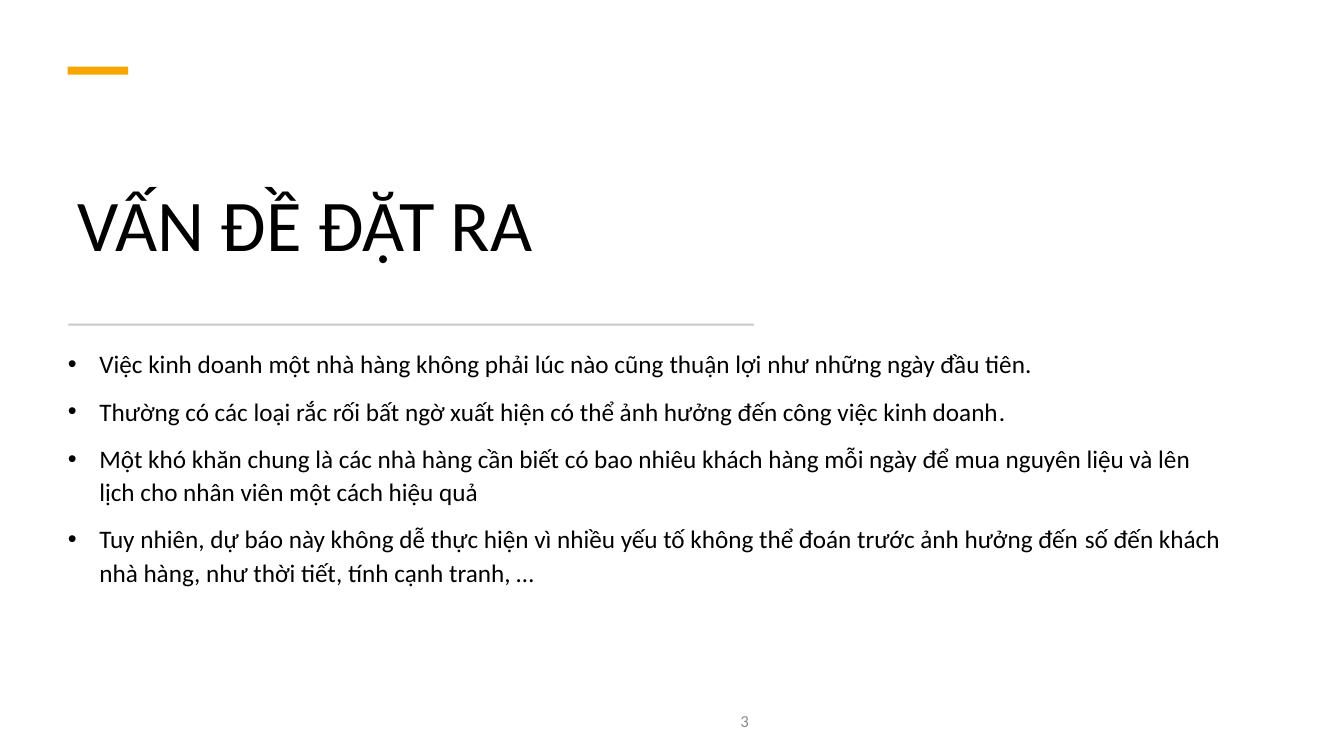
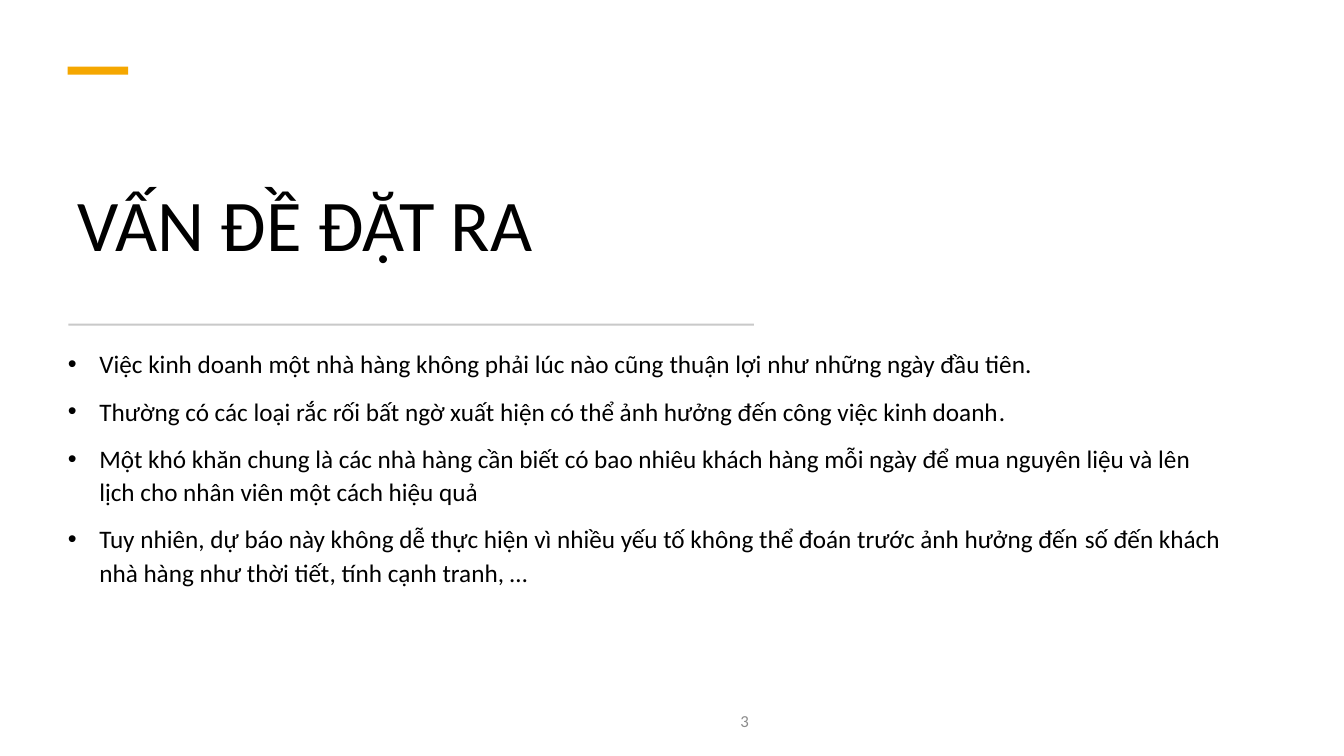
Before and after one commit to pdthuc/Project-Applied_Data_Science, a slide deck: slide 3 of Presentation/GIỚI THIỆU ĐỀ TÀI.pptx. Drawn at 1344x756 pixels with LibreOffice and Linux fonts; fonts in the diff are those of the drawing. Boxes give left, top, right and bottom in pixels: in the first picture for what was removed or moved away, otherwise in the second. Text is boxed around its words. In the diff, an @@ line names an element or a change of style, - is before the commit and + after.

Commit message:
9/11 update slide

```diff
--- a/Presentation/GIỚI THIỆU ĐỀ TÀI.pptx
+++ b/Presentation/GIỚI THIỆU ĐỀ TÀI.pptx
@@ text at [99,528,1220,587]: text changed @@
-• Tuy nhiên, dự báo này không dễ thực hiện vì nhiều yếu tố không thể đoán trước ảnh hưởng đến số đến khách nhà hàng, như thời tiết, tính cạnh tranh, …
+• Tuy nhiên, dự báo này không dễ thực hiện vì nhiều yếu tố không thể đoán trước ảnh hưởng đến số đến khách nhà hàng như thời tiết, tính cạnh tranh, …
```
Also in this commit, not shown: 1 other slide changed, 2 slides added, 1 slide removed.
